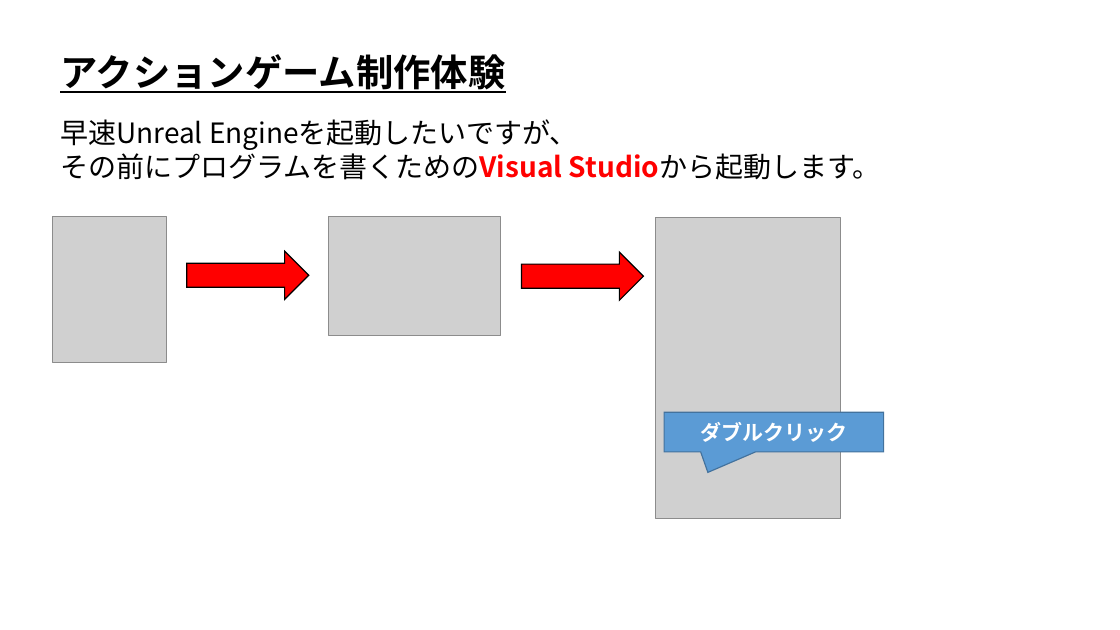
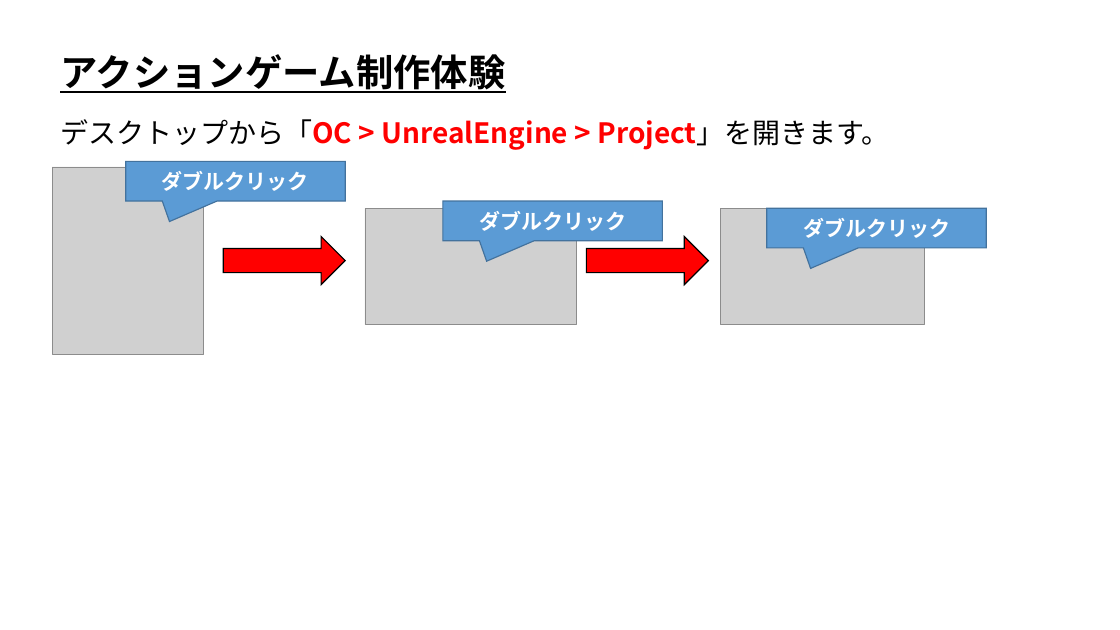
Before and after one commit to ArakiYusuke-Ohara/UnrealEngine, a slide deck: slide 3 of Projects/OpenCanpas01/TrialClass/UE_アクションゲーム制作体験.pptx. Drawn at 1120x630 pixels with LibreOffice and Linux fonts; fonts in the diff are those of the drawing; grey boxes stand for pictures. Boxes give left, top, right and bottom in pixels: in the first picture for what was removed or moved away, otherwise in the second. Text is boxed around its words. In the diff, an @@ line names an element or a change of style, - is before the commit and + after.

```diff
--- a/Projects/OpenCanpas01/TrialClass/UE_アクションゲーム制作体験.pptx
+++ b/Projects/OpenCanpas01/TrialClass/UE_アクションゲーム制作体験.pptx
@@ text at box(60, 119, 889, 150): text changed; text colour #000000 to #FF0000; bold on @@
-早速Unreal Engineを起動したいですが、
-その前にプログラムを書くためのVisual Studioから起動します。
+デスクトップから「OC > UnrealEngine > Project」を開きます。
@@ picture: place and size @@
-picture at box(52, 217, 166, 362)
+picture at box(52, 167, 203, 355)
@@ speech box "ダブルクリック": place and size @@
-speech box "ダブルクリック" at box(665, 413, 884, 452)
+speech box "ダブルクリック" at box(126, 161, 345, 201)
@@ picture added at box(365, 209, 576, 325) @@
@@ speech box added at box(443, 201, 662, 240), fill #5B9BD5, outline #43739E 1 pt, 18 pt, text #FFFFFF, bold @@
+ダブルクリック
@@ picture added at box(721, 208, 925, 324) @@
@@ speech box added at box(767, 208, 986, 248), fill #5B9BD5, outline #43739E 1 pt, 18 pt, text #FFFFFF, bold @@
+ダブルクリック
@@ right arrow: place and size @@
-right arrow at box(187, 251, 308, 299)
+right arrow at box(223, 237, 345, 285)
@@ picture removed at box(329, 217, 500, 336) @@
@@ right arrow: place and size @@
-right arrow at box(522, 252, 644, 300)
+right arrow at box(586, 237, 708, 285)
@@ picture removed at box(655, 218, 840, 518) @@
```
Also in this commit, not shown: 8 other slides changed, 5 slides added.
